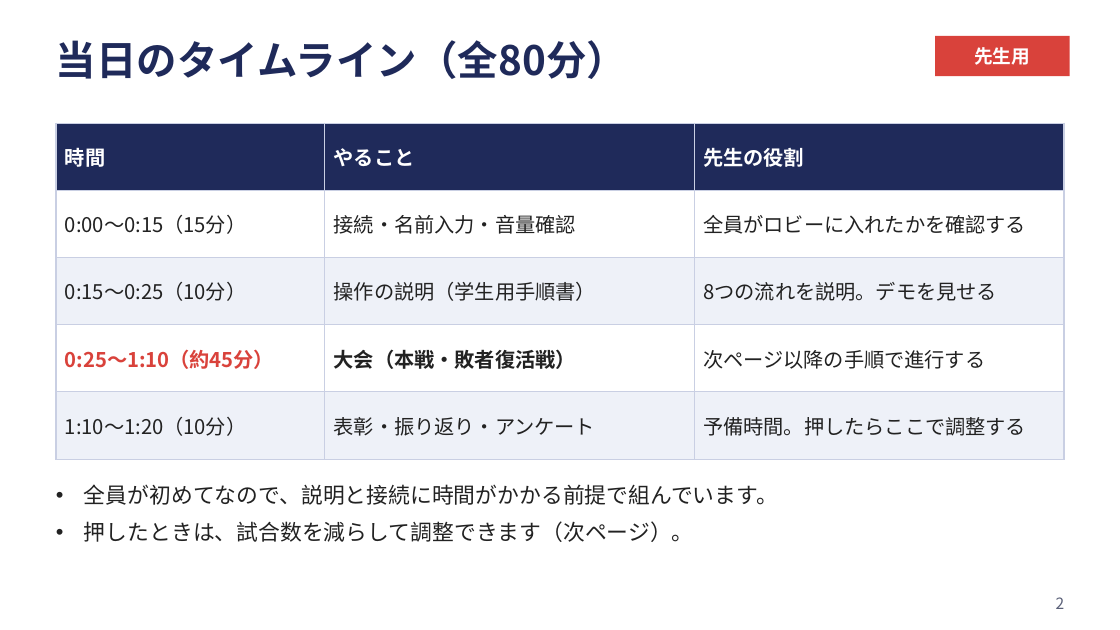
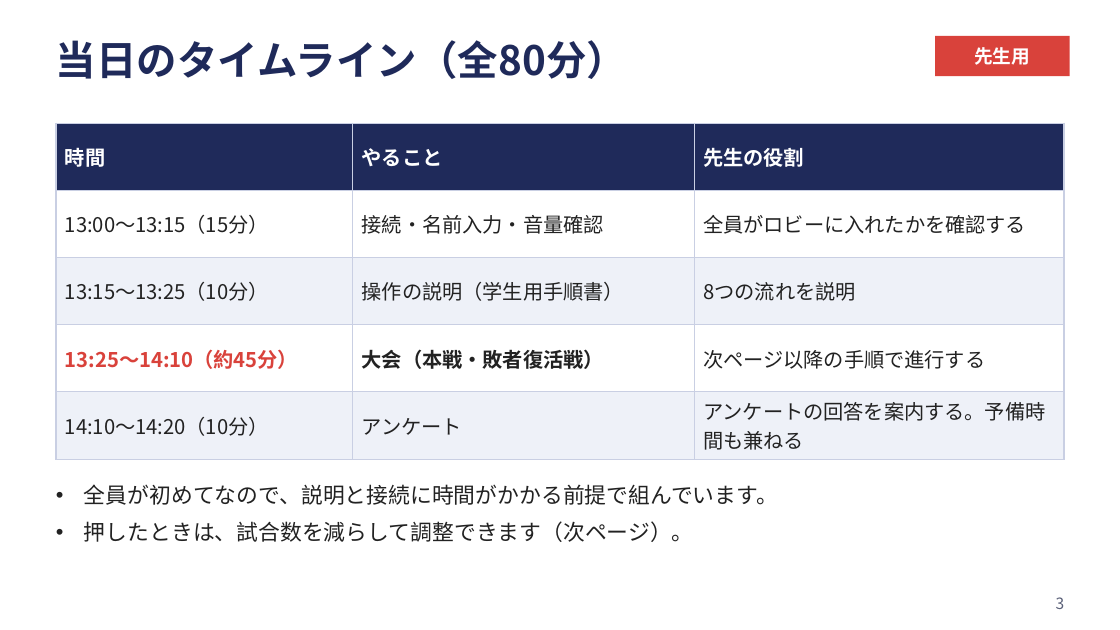
Before and after one commit to watanabekou0708-bot/e-karuta, a slide deck: slide 3 of 手順書/当日手順書_先生用.pptx (slide 2 before the commit). Drawn at 1120x630 pixels with LibreOffice and Linux fonts; fonts in the diff are those of the drawing. Boxes give left, top, right and bottom in pixels: in the first picture for what was removed or moved away, otherwise in the second. Text is boxed around its words. In the diff, an @@ line names an element or a change of style, - is before the commit and + after.

```diff
--- a/手順書/当日手順書_先生用.pptx
+++ b/手順書/当日手順書_先生用.pptx
@@ table at (56,123,1064,459) @@
-row 2, column 1: 0:00〜0:15（15分）
+row 2, column 1: 13:00〜13:15（15分）
-row 3, column 1: 0:15〜0:25（10分）
+row 3, column 1: 13:15〜13:25（10分）
-row 3, column 3: 8つの流れを説明。デモを見せる
+row 3, column 3: 8つの流れを説明
-row 4, column 1: 0:25〜1:10（約45分）
+row 4, column 1: 13:25〜14:10（約45分）
-row 5: 1:10〜1:20（10分） | 表彰・振り返り・アンケート | 予備時間。押したらここで調整する
+row 5: 14:10〜14:20（10分） | アンケート | アンケートの回答を案内する。予備時間も兼ねる
@@ page number at (1056,597,1065,609): text changed @@
-2
+3
```
Also in this commit, not shown: 10 other slides changed, 1 slide added, 9 other files.
